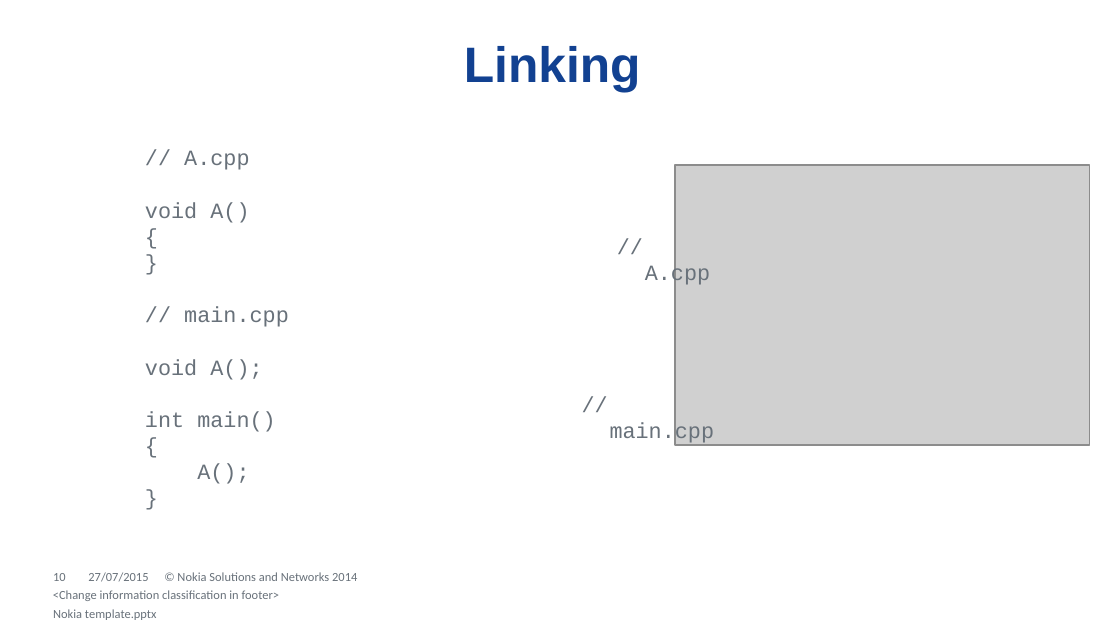
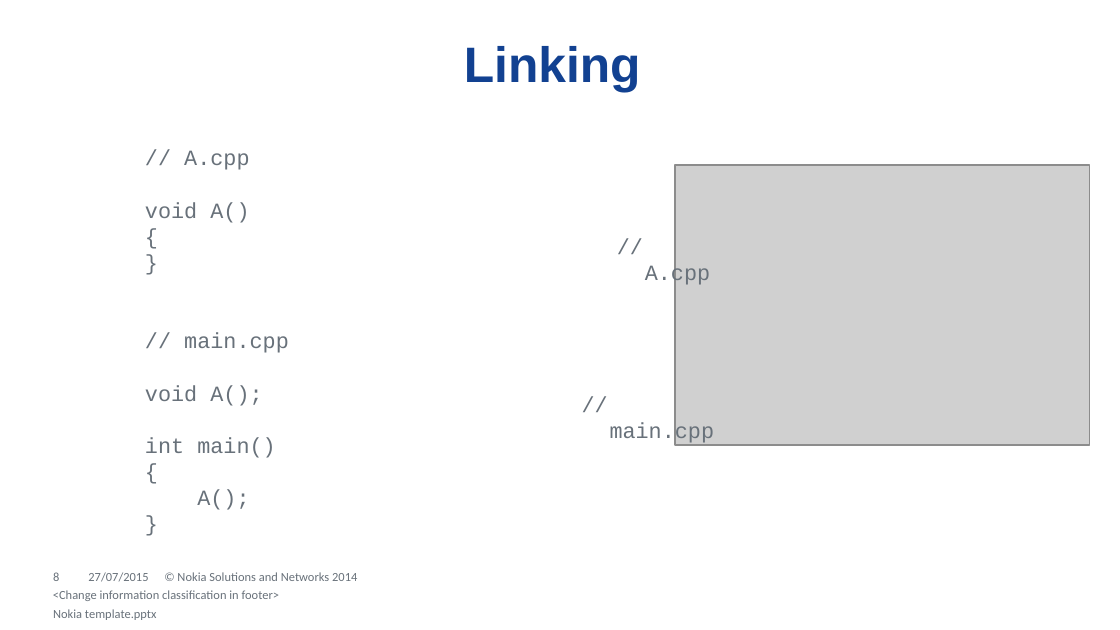
Before and after one commit to dendibakh/Linker, a slide deck: slide 8 of Diving into C++ linker.pptx (slide 10 before the commit). Drawn at 1120x630 pixels with LibreOffice and Linux fonts; fonts in the diff are those of the drawing; grey boxes stand for pictures; background and template pictures are left out. Boxes give left, top, right and bottom in pixels: in the first picture for what was removed or moved away, otherwise in the second. Text is boxed around its words. In the diff, an @@ line names an element or a change of style, - is before the commit and + after.

Commit message:
Updated first 10 slides and wrote a text for them.

```diff
--- a/Diving into C++ linker.pptx
+++ b/Diving into C++ linker.pptx
@@ text "// A.cpp" rewrapped from (x1=145, y1=150, x2=289, y2=484) to (x1=145, y1=150, x2=289, y2=510) @@
@@ page number at (x1=53, y1=572, x2=59, y2=581): text changed @@
-10
+8
```
Also in this commit, not shown: 5 other slides changed, 2 slides removed, 1 other file.
